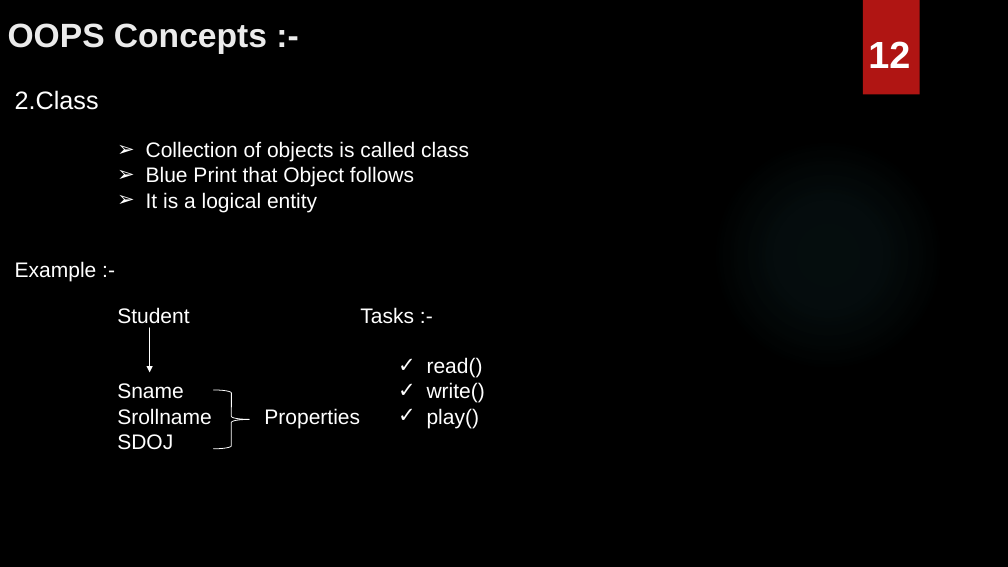
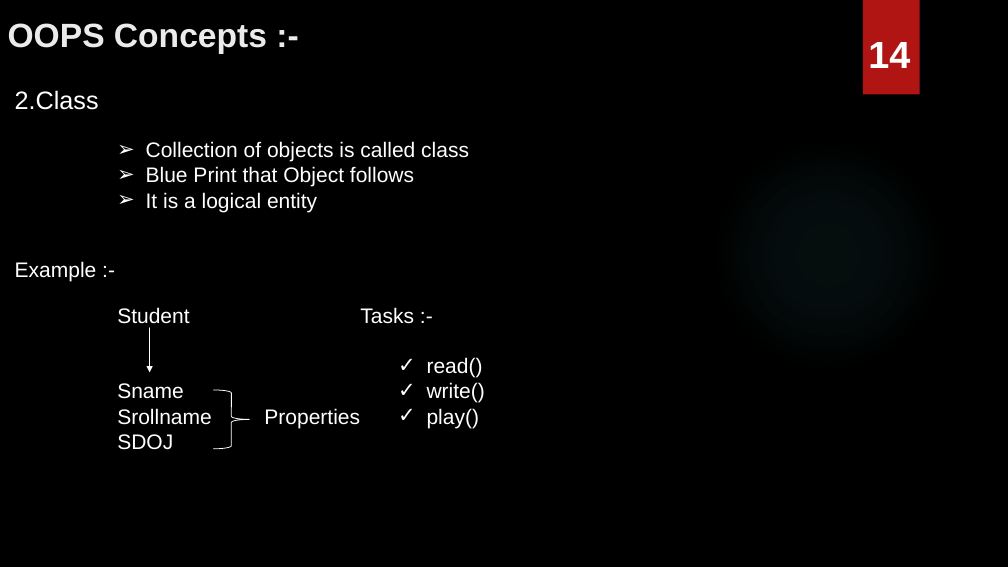
Before and after one commit to MeghaM-A/Java, a slide deck: slide 15 of Java.pptx. Drawn at 1008x567 pixels with LibreOffice and Linux fonts; fonts in the diff are those of the drawing; background and template pictures are left out. Boxes give left, top, right and bottom in pixels: in the first picture for what was removed or moved away, otherwise in the second. Text is boxed around its words. In the diff, an @@ line names an element or a change of style, - is before the commit and + after.

```diff
--- a/Java.pptx
+++ b/Java.pptx
@@ text at [868, 42, 910, 68]: text changed @@
-12
+14
```
Also in this commit, not shown: 11 other slides changed, 8 slides added.
